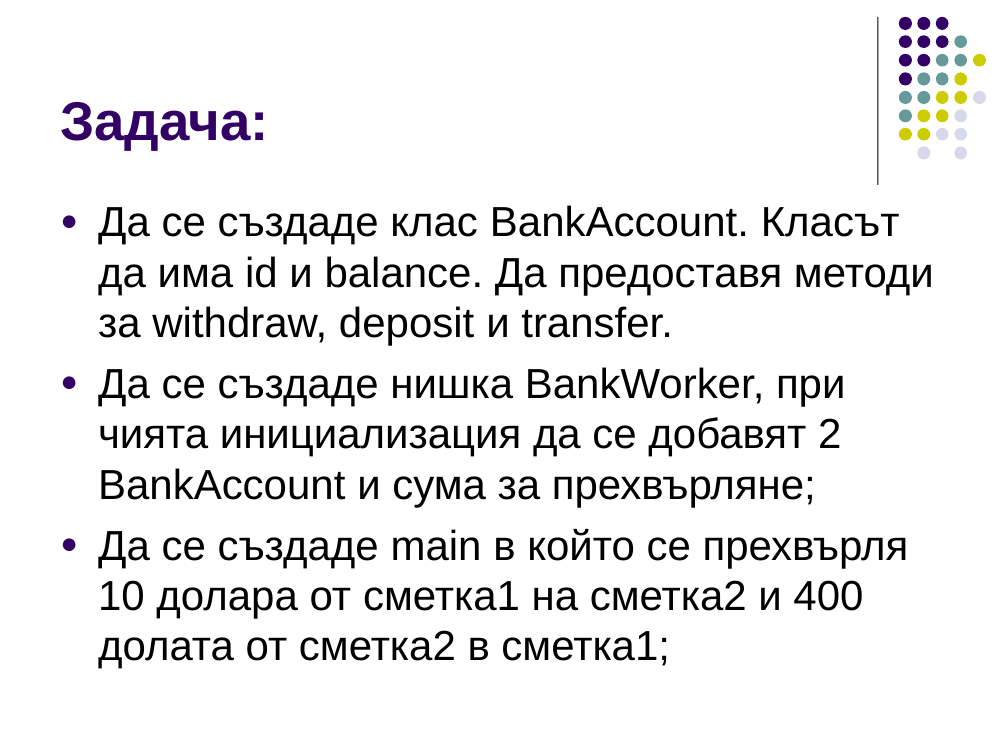
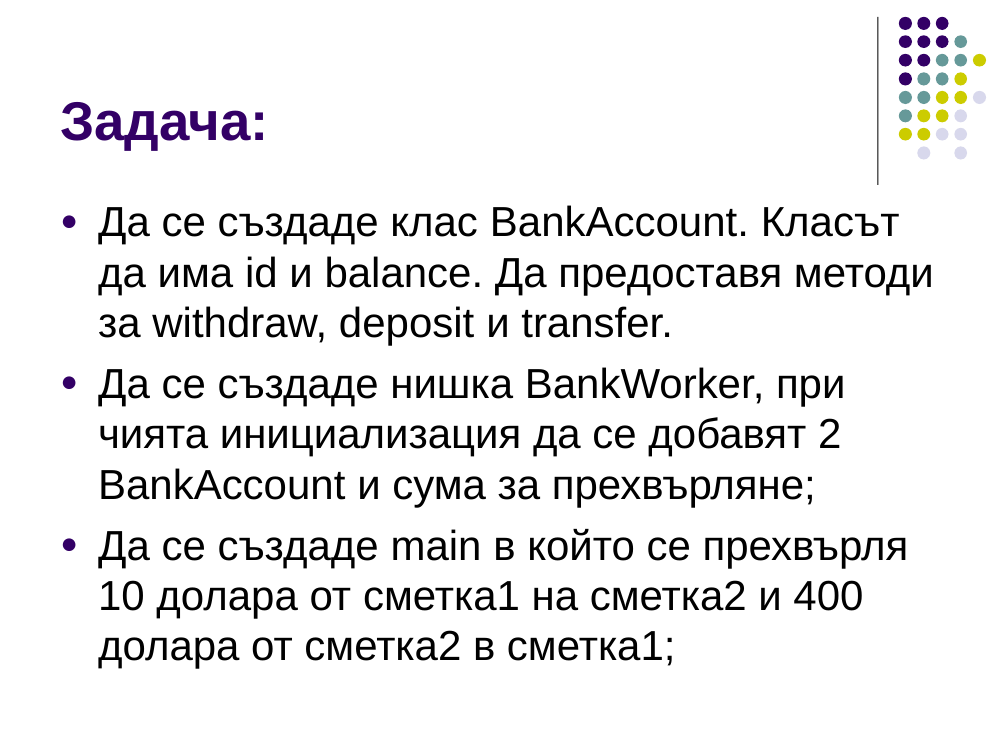
Before and after one commit to ivorusev/startup-factory-java-course, a slide deck: slide 8 of slides/8-Threads.ppt. Drawn at 1008x756 pixels with LibreOffice and Linux fonts; fonts in the diff are those of the drawing. Boxes give left, top, right and bottom in pixels: in the first picture for what was removed or moved away, otherwise in the second. Text is boxed around its words. In the diff, an @@ line names an element or a change of style, - is before the commit and + after.

Commit message:
Added homework and fixed some slides.

```diff
--- a/slides/8-Threads.ppt
+++ b/slides/8-Threads.ppt
@@ text at (98, 529, 909, 669): text changed @@
-● Да се създаде main в който се прехвърля 10 долара от сметка1 на сметка2 и 400 долата от сметка2 в сметка1;
+● Да се създаде main в който се прехвърля 10 долара от сметка1 на сметка2 и 400 долара от сметка2 в сметка1;
```
Also in this commit, not shown: 1 other file.
